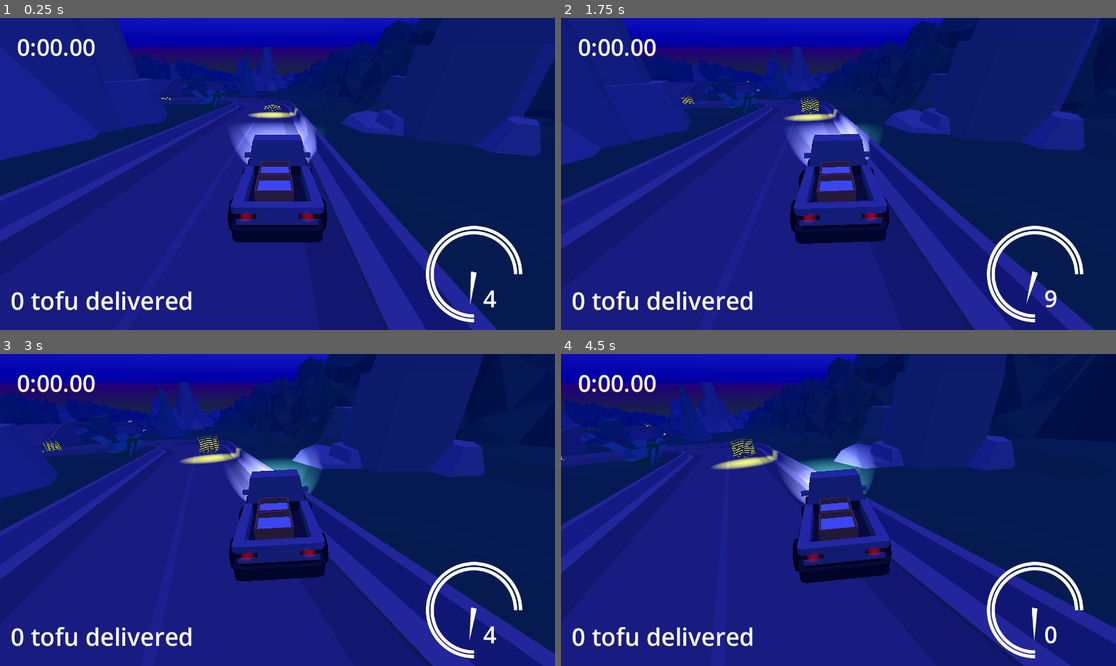
Above: before the commit, frames 1-4 (two rows, left to right).
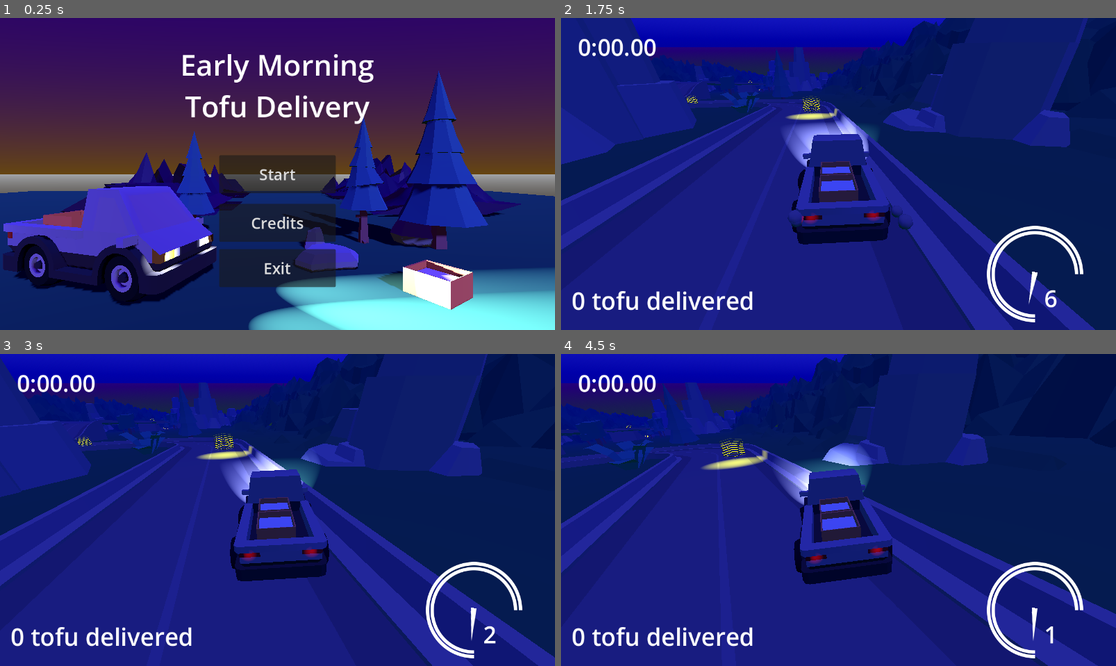
Above: after the commit, the same moments.

Repository: Yngwarr/tofu-delivery-game
Game: Godot game, scene res://scenes/MainMenu.tscn
Two runs of this game, one before a commit and one after it. Both use one fixed random seed, a clock stepped at 60 frames per second and the inputs below. Before the commit the project starts from res://scenes/Game.tscn.
Inputs (mouse positions are in pixels of both pictures, inside the frame that each line leads up to):
- Up to frame 1 (0.25 s): no input
- Up to frame 2 (1.75 s): click (838, 174) at 0.5 s, where only the run after the commit has a clickable "Start"; hold D (steer_right) from 1.28 s (still down); tap W (throttle) at 1.35 s
- Up to frame 3 (3 s): release D (steer_right) at 2.03 s; hold S (brake) 2.03-2.78 s; tap W (throttle) at 2.1, 2.85 s; hold D (steer_right) from 2.78 s (still down)
- Up to frame 4 (4.5 s): tap W (throttle) at 3.6, 4.35 s; release D (steer_right) at 4.28 s; hold A (steer_left) from 4.28 s (still down)

The runs differ from the first frame. In frame 1, 92% of the frame differs, in the area x 0-100%, y 0-100%; in frame 2, 4.2%; in frame 3, 8.9%; in frame 4, 12%.

Commit message:
menu wired

Diff:
--- a/project.godot
+++ b/project.godot
@@ -10,8 +10,8 @@
 
 [application]
 
-config/name="Tofu"
-run/main_scene="res://scenes/Game.tscn"
+config/name="Early Morning Tofu Delivery"
+run/main_scene="res://scenes/MainMenu.tscn"
 config/features=PackedStringArray("4.0", "Forward Plus")
 config/icon="res://icon.svg"
 
--- a/scenes/MainMenu.tscn
+++ b/scenes/MainMenu.tscn
@@ -9,6 +9,9 @@
 [ext_resource type="PackedScene" uid="uid://ddctu8nkhnnjs" path="res://models/nature/stone_tallE.glb" id="6_iyxgc"]
 [ext_resource type="PackedScene" uid="uid://jiy2sfahuv0x" path="res://models/nature/stone_largeE.glb" id="7_23u0g"]
 [ext_resource type="PackedScene" uid="uid://dejythevaknv7" path="res://models/nature/stone_largeD.glb" id="8_vmoka"]
+[ext_resource type="Script" path="res://src/ButtonStart.gd" id="10_w73st"]
+[ext_resource type="PackedScene" uid="uid://ucubnjga7flw" path="res://scenes/Game.tscn" id="11_rc4kc"]
+[ext_resource type="Script" path="res://src/ButtonExit.gd" id="12_mwo6s"]
 
 [sub_resource type="StandardMaterial3D" id="StandardMaterial3D_aq2cb"]
 albedo_color = Color(0.172549, 0.45098, 0.294118, 1)
@@ -16,9 +19,6 @@
 
 [sub_resource type="PlaneMesh" id="PlaneMesh_3bg0a"]
 size = Vector2(40, 40)
-
-[sub_resource type="LabelSettings" id="LabelSettings_2bqef"]
-font_size = 32
 
 [sub_resource type="LabelSettings" id="LabelSettings_7cdkc"]
 font_size = 60
@@ -126,24 +126,10 @@
 offset_bottom = 39.5
 grow_horizontal = 2
 grow_vertical = 2
-
-[node name="Label" type="Label" parent="MenuButtons/ButtonStart"]
-layout_mode = 1
-anchors_preset = 8
-anchor_left = 0.5
-anchor_top = 0.5
-anchor_right = 0.5
-anchor_bottom = 0.5
-offset_left = -104.0
-offset_top = -31.0
-offset_right = 104.0
-offset_bottom = 31.0
-grow_horizontal = 2
-grow_vertical = 2
+theme_override_font_sizes/font_size = 32
 text = "Start"
-label_settings = SubResource("LabelSettings_2bqef")
-horizontal_alignment = 1
-vertical_alignment = 1
+script = ExtResource("10_w73st")
+next_scene = ExtResource("11_rc4kc")
 
 [node name="ButtonCredits" type="Button" parent="MenuButtons"]
 anchors_preset = 8
@@ -157,24 +143,8 @@
 offset_bottom = 140.5
 grow_horizontal = 2
 grow_vertical = 2
-
-[node name="Label" type="Label" parent="MenuButtons/ButtonCredits"]
-layout_mode = 1
-anchors_preset = 8
-anchor_left = 0.5
-anchor_top = 0.5
-anchor_right = 0.5
-anchor_bottom = 0.5
-offset_left = -104.0
-offset_top = -31.0
-offset_right = 104.0
-offset_bottom = 31.0
-grow_horizontal = 2
-grow_vertical = 2
+theme_override_font_sizes/font_size = 32
 text = "Credits"
-label_settings = SubResource("LabelSettings_2bqef")
-horizontal_alignment = 1
-vertical_alignment = 1
 
 [node name="ButtonExit" type="Button" parent="MenuButtons"]
 anchors_preset = 8
@@ -188,24 +158,9 @@
 offset_bottom = 235.0
 grow_horizontal = 2
 grow_vertical = 2
-
-[node name="Label" type="Label" parent="MenuButtons/ButtonExit"]
-layout_mode = 1
-anchors_preset = 8
-anchor_left = 0.5
-anchor_top = 0.5
-anchor_right = 0.5
-anchor_bottom = 0.5
-offset_left = -104.0
-offset_top = -31.0
-offset_right = 104.0
-offset_bottom = 31.0
-grow_horizontal = 2
-grow_vertical = 2
+theme_override_font_sizes/font_size = 32
 text = "Exit"
-label_settings = SubResource("LabelSettings_2bqef")
-horizontal_alignment = 1
-vertical_alignment = 1
+script = ExtResource("12_mwo6s")
 
 [node name="Header" type="Label" parent="MenuButtons"]
 anchors_preset = -1
--- /dev/null
+++ b/src/ButtonExit.gd
@@ -0,0 +1,7 @@
+extends Button
+
+func _ready():
+	pressed.connect(quit)
+
+func quit():
+	get_tree().quit()
--- /dev/null
+++ b/src/ButtonStart.gd
@@ -0,0 +1,9 @@
+extends Button
+
+@export var next_scene: PackedScene
+
+func _ready():
+	pressed.connect(proceed)
+
+func proceed():
+	get_tree().change_scene_to_packed(next_scene)
Not shown, added: export_presets.cfg
Not shown: 1 places in scenes/MainMenu.tscn that only renumber resources
